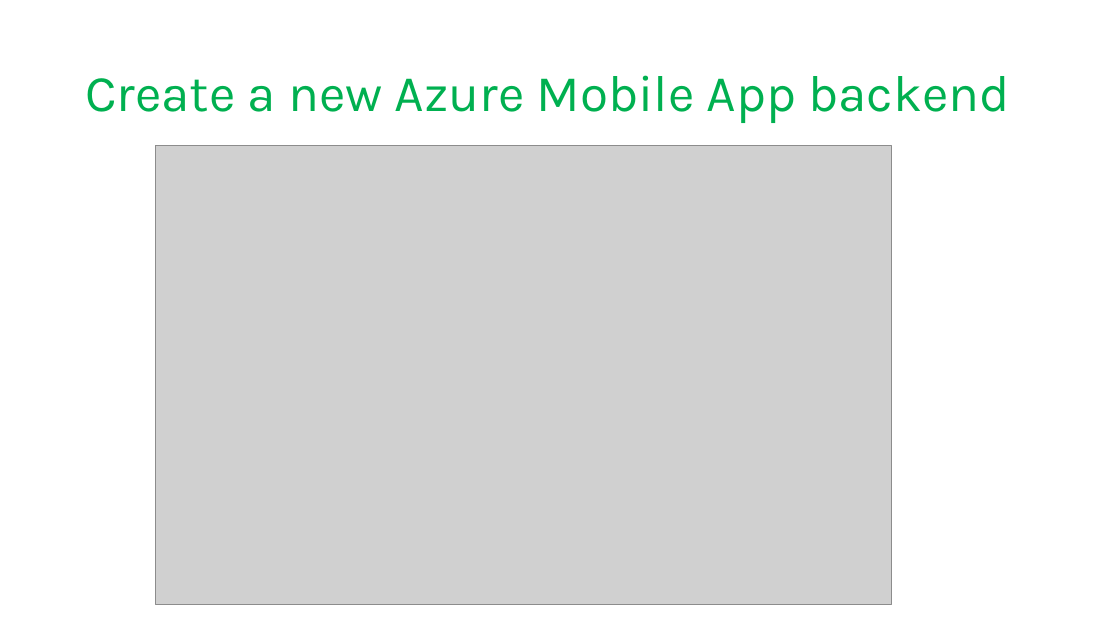
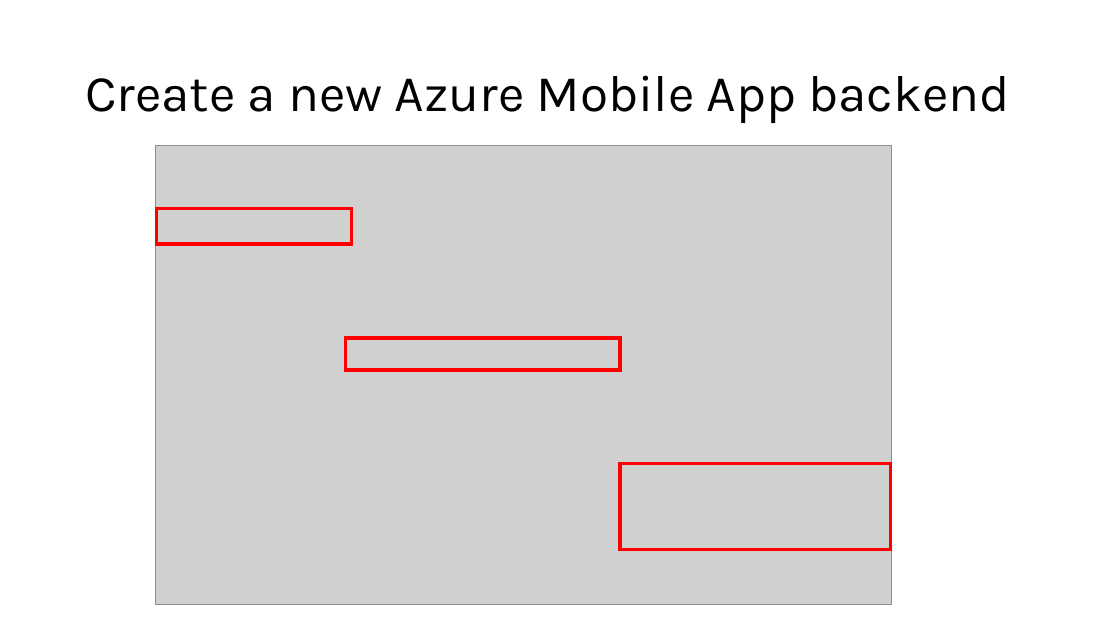
Before and after one commit to microsoft/AcademicContent, a slide deck: slide 18 of Instructor-Led/Module3/Lessons/Module3_Lesson12 Mobile Apps with Microsoft Azure App Service.pptx (slide 20 before the commit). Drawn at 1120x630 pixels with LibreOffice and Linux fonts; fonts in the diff are those of the drawing; grey boxes stand for pictures. Boxes give left, top, right and bottom in pixels: in the first picture for what was removed or moved away, otherwise in the second. Text is boxed around its words. In the diff, an @@ line names an element or a change of style, - is before the commit and + after.

```diff
--- a/Instructor-Led/Module3/Lessons/Module3_Lesson12 Mobile Apps with Microsoft Azure App Service.pptx
+++ b/Instructor-Led/Module3/Lessons/Module3_Lesson12 Mobile Apps with Microsoft Azure App Service.pptx
@@ title "Create a new Azure Mobile ..." at bbox=[85, 75, 1010, 123]: text colour #00B050 to #000000 @@
@@ rectangle added at bbox=[156, 209, 351, 245], outline #FF0000 3 pt @@
@@ rectangle added at bbox=[345, 338, 620, 370], outline #FF0000 3 pt @@
@@ rectangle added at bbox=[620, 464, 891, 549], outline #FF0000 3 pt @@
```
Also in this commit, not shown: 12 other slides changed, 8 slides added, 9 slides removed.
